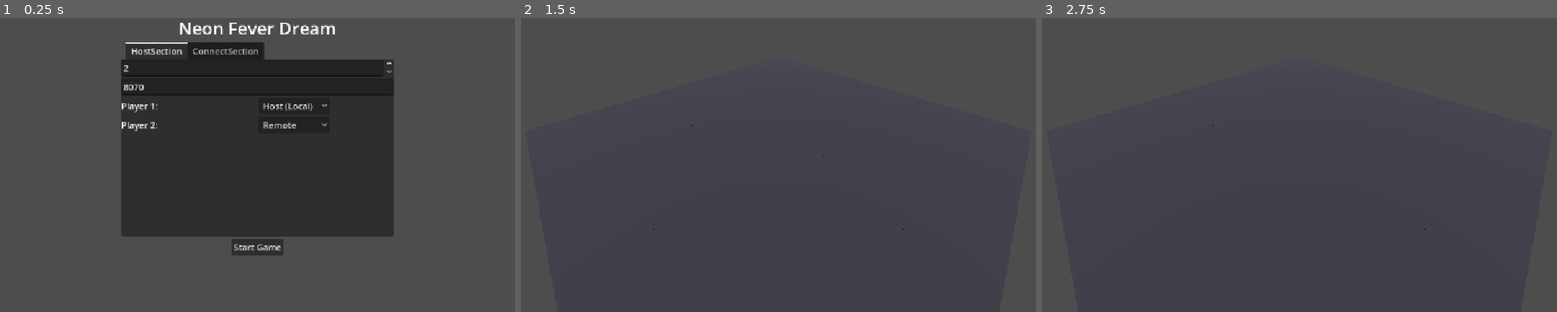
Above: before the commit, frames 1-3 (left to right).
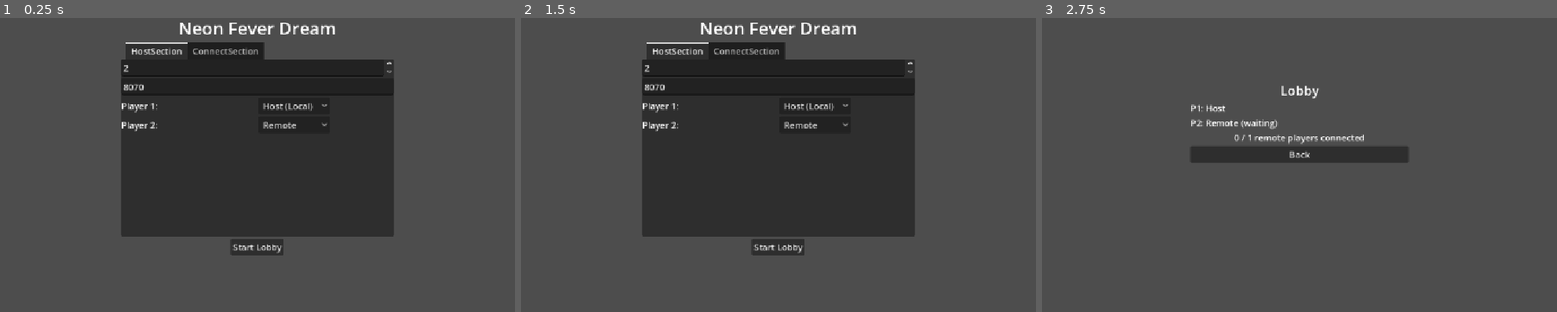
Above: after the commit, the same moments.

Repository: timboe/NeonFeverDreamMultiplayer
Game: Godot game, scene res://scenes/menu/MainMenu.tscn
The game is run twice, just before and just after one commit, with the same random seed, the same clock (stepped at 60 frames per second) and the same inputs.
Inputs (mouse positions are in pixels of both pictures, inside the frame that each line leads up to):
- Up to frame 1 (0.25 s): no input
- Up to frame 2 (1.5 s): click "Start Game" (after the commit: "Start Lobby") at 0.5 s; click (778, 153) at 1.25 s, where only the run after the commit has a clickable "Back"
- Up to frame 3 (2.75 s): click (1299, 247) at 2 s, where only the run after the commit has a clickable "Start Lobby"

The runs differ from the first frame. In frame 1, 0.1% of the frame differs, in the area x 45-55%, y 77-80%; in frame 2, 34%, in the area x 4-96%, y 1-81%; in frame 3, 3.1%.

Commit message:
Add lobby

Diff:
--- /dev/null
+++ b/scenes/menu/Lobby.tscn
@@ -0,0 +1,41 @@
+[gd_scene load_steps=2 format=3 uid="uid://c13el6od2ux25"]
+
+[ext_resource type="Script" path="res://scripts/ui/Lobby.gd" id="1"]
+
+[node name="Lobby" type="Control"]
+anchors_preset = 15
+anchor_right = 1.0
+anchor_bottom = 1.0
+script = ExtResource("1")
+
+[node name="VBoxContainer" type="VBoxContainer" parent="."]
+layout_mode = 1
+anchors_preset = 8
+anchor_left = 0.5
+anchor_top = 0.5
+anchor_right = 0.5
+anchor_bottom = 0.5
+offset_left = -200.0
+offset_top = -100.0
+offset_right = 200.0
+offset_bottom = 100.0
+grow_horizontal = 2
+grow_vertical = 2
+
+[node name="Title" type="Label" parent="VBoxContainer"]
+layout_mode = 2
+theme_override_font_sizes/font_size = 24
+text = "Lobby"
+horizontal_alignment = 1
+
+[node name="SlotContainer" type="VBoxContainer" parent="VBoxContainer"]
+layout_mode = 2
+
+[node name="StatusLabel" type="Label" parent="VBoxContainer"]
+layout_mode = 2
+text = "Waiting for remote players..."
+horizontal_alignment = 1
+
+[node name="BackButton" type="Button" parent="VBoxContainer"]
+layout_mode = 2
+text = "Back"
--- a/scripts/core/ai/AIController.gd
+++ b/scripts/core/ai/AIController.gd
@@ -23,6 +23,11 @@
 	var srv = Global.network_manager.server
 	if not srv:
 		return
+	# Don't act during lobby — the World scene and its GameGrid don't exist yet
+	if not srv.get_node_or_null("/root/World/GameGrid"):
+		timer.wait_time = 1.0 + randf() * 2.0
+		timer.start()
+		return
 	var x = randi() % 32
 	var z = randi() % 32
 	srv._handle_toggle_cell(client.player_number, x, z)
--- a/scripts/core/network/NetworkManager.gd
+++ b/scripts/core/network/NetworkManager.gd
@@ -9,16 +9,16 @@
 var local_clients: Array[LocalClient] = []
 var config: GameConfig
 
-func start_server(config: GameConfig):
+func start_server(server_config: GameConfig):
 	# Called on the host machine. Creates an authoritative ENet server and
 	# spawns a LocalClient subtree for each LOCAL or AI slot.
 	# Local clients (HumanController / AIController) call server methods
 	# directly via Global.network_manager.server — no network hop.
 	# Remote clients connect via ENet and send toggle_cell as an RPC.
-	self.config = config
+	self.config = server_config
 	server = Server.new()
 	add_child(server)
-	server.start(config)
+	server.start(self.config)
 
 	# Initialize next_player_num so remote clients get the correct player number,
 	# accounting for LOCAL and AI slots that already claimed lower numbers.
@@ -73,3 +73,6 @@
 		server.stop()
 		server.queue_free()
 		server = null
+	if multiplayer.multiplayer_peer:
+		multiplayer.multiplayer_peer.close()
+		multiplayer.multiplayer_peer = null
--- /dev/null
+++ b/scripts/ui/Lobby.gd
@@ -0,0 +1,97 @@
+extends Control
+class_name Lobby
+
+@onready var slot_container: VBoxContainer = $VBoxContainer/SlotContainer
+@onready var status_label: Label = $VBoxContainer/StatusLabel
+@onready var back_button: Button = $VBoxContainer/BackButton
+
+var remote_needed: int = 0
+var slot_labels: Array[Label] = []
+
+func _ready():
+	if Global.network_manager.server:
+		_setup_host()
+	else:
+		_setup_client()
+
+func _setup_host():
+	var config = Global.network_manager.config
+	var slots = config.slots
+
+	for i in range(slots.size()):
+		var slot_type = slots[i]
+		var label = Label.new()
+		var text = "P" + str(i + 1) + ": "
+		match slot_type:
+			GameConfig.SlotType.LOCAL:
+				text += "Host"
+			GameConfig.SlotType.REMOTE:
+				text += "Remote (waiting)"
+				remote_needed += 1
+			GameConfig.SlotType.AI:
+				text += "AI"
+			GameConfig.SlotType.CLOSED:
+				text += "Closed"
+		label.text = text
+		slot_container.add_child(label)
+		slot_labels.append(label)
+
+	if remote_needed == 0:
+		_start_game()
+		return
+
+	multiplayer.peer_connected.connect(_on_peer_connected)
+	multiplayer.peer_disconnected.connect(_on_peer_disconnected)
+	back_button.pressed.connect(_on_back)
+	_update_status()
+
+func _setup_client():
+	status_label.text = "Connected. Waiting for host to start the game..."
+	back_button.pressed.connect(_on_back)
+
+func _on_peer_connected(_peer_id: int):
+	_update_status()
+
+func _on_peer_disconnected(_peer_id: int):
+	_update_status()
+
+func _update_status():
+	var srv = Global.network_manager.server
+	if not srv:
+		return
+	var connected = srv.peer_to_player.size()
+	status_label.text = str(connected) + " / " + str(remote_needed) + " remote players connected"
+
+	var remote_idx = 0
+	for i in range(slot_labels.size()):
+		var slot_type = Global.network_manager.config.slots[i]
+		if slot_type == GameConfig.SlotType.REMOTE:
+			if remote_idx < connected:
+				slot_labels[i].text = "P" + str(i + 1) + ": Remote (connected)"
+			else:
+				slot_labels[i].text = "P" + str(i + 1) + ": Remote (waiting)"
+			remote_idx += 1
+
+	if connected >= remote_needed:
+		_start_game()
+
+func _start_game():
+	# Called on the host when all remote slots are filled.
+	# Broadcasts the transition RPC, then transitions locally.
+	if Global.network_manager.server:
+		multiplayer.peer_connected.disconnect(_on_peer_connected)
+		multiplayer.peer_disconnected.disconnect(_on_peer_disconnected)
+		rpc("remote_start_game")
+	get_tree().change_scene_to_file("res://scenes/world/World.tscn")
+
+@rpc("authority", "call_remote")
+func remote_start_game():
+	# Executed on each remote client when the host starts the game.
+	get_tree().change_scene_to_file("res://scenes/world/World.tscn")
+
+func _on_back():
+	if Global.network_manager:
+		Global.network_manager.stop()
+		Global.network_manager.queue_free()
+		Global.network_manager = null
+	get_tree().change_scene_to_file("res://scenes/menu/MainMenu.tscn")
--- a/scripts/ui/MainMenu.gd
+++ b/scripts/ui/MainMenu.gd
@@ -16,12 +16,24 @@
 	player_count_spin.value_changed.connect(_on_player_count_changed)
 	start_button.pressed.connect(_on_start_pressed)
 	_on_player_count_changed(int(player_count_spin.value))
+	_update_start_button()
 
 	if "--client" in OS.get_cmdline_args():
 		mode_tabs.current_tab = 1
 
-func _on_tab_changed(tab_index: int):
-	start_button.text = "Start Game" if tab_index == 0 else "Connect"
+func _on_tab_changed(_tab_index: int):
+	_update_start_button()
+
+func _update_start_button():
+	if mode_tabs.current_tab == 0:
+		var has_remote = false
+		for btn in slot_option_buttons:
+			if btn.selected == 1:
+				has_remote = true
+				break
+		start_button.text = "Start Lobby" if has_remote else "Start Game"
+	else:
+		start_button.text = "Connect"
 
 func _on_player_count_changed(count: int):
 	for child in slots_container.get_children():
@@ -44,9 +56,21 @@
 			option.selected = 0
 		else:
 			option.selected = 1 if i == 1 else 2
+		option.item_selected.connect(_on_slot_selected.bind(option))
 		hbox.add_child(option)
 		slot_option_buttons.append(option)
 		slots_container.add_child(hbox)
+
+	_update_start_button()
+
+func _on_slot_selected(selected_index: int, changed_button: OptionButton):
+	if selected_index != 0:
+		_update_start_button()
+		return
+	for btn in slot_option_buttons:
+		if btn != changed_button and btn.selected == 0:
+			btn.selected = 1
+	_update_start_button()
 
 func _on_start_pressed():
 	if mode_tabs.current_tab == 0:
@@ -59,23 +83,26 @@
 	config.player_count = int(player_count_spin.value)
 	config.port = int(port_line.text)
 
-	var has_local = false
 	config.slots.resize(config.player_count)
 	for i in range(config.player_count):
 		var idx = slot_option_buttons[i].selected
 		config.slots[i] = slot_option_buttons[i].get_item_id(idx) as GameConfig.SlotType
-		if config.slots[i] == GameConfig.SlotType.LOCAL:
-			has_local = true
-
-	if not has_local:
-		printerr("At least one slot must be Local")
-		return
 
 	var nm = preload("res://scripts/core/network/NetworkManager.gd").new()
 	get_tree().root.add_child(nm)
 	Global.network_manager = nm
 	nm.start_server(config)
-	get_tree().change_scene_to_file("res://scenes/world/World.tscn")
+
+	var has_remote = false
+	for slot in config.slots:
+		if slot == GameConfig.SlotType.REMOTE:
+			has_remote = true
+			break
+	if has_remote:
+		print("Start Lobby")
+		get_tree().change_scene_to_file("res://scenes/menu/Lobby.tscn")
+	else:
+		get_tree().change_scene_to_file("res://scenes/world/World.tscn")
 
 func _connect_to_server():
 	var ip = ip_line.text
@@ -84,4 +111,4 @@
 	get_tree().root.add_child(nm)
 	Global.network_manager = nm
 	nm.connect_to_server(ip, port)
-	get_tree().change_scene_to_file("res://scenes/world/World.tscn")
+	get_tree().change_scene_to_file("res://scenes/menu/Lobby.tscn")
Not shown, added: scripts/ui/Lobby.gd.uid
Not shown, changed: AGENTS.md
